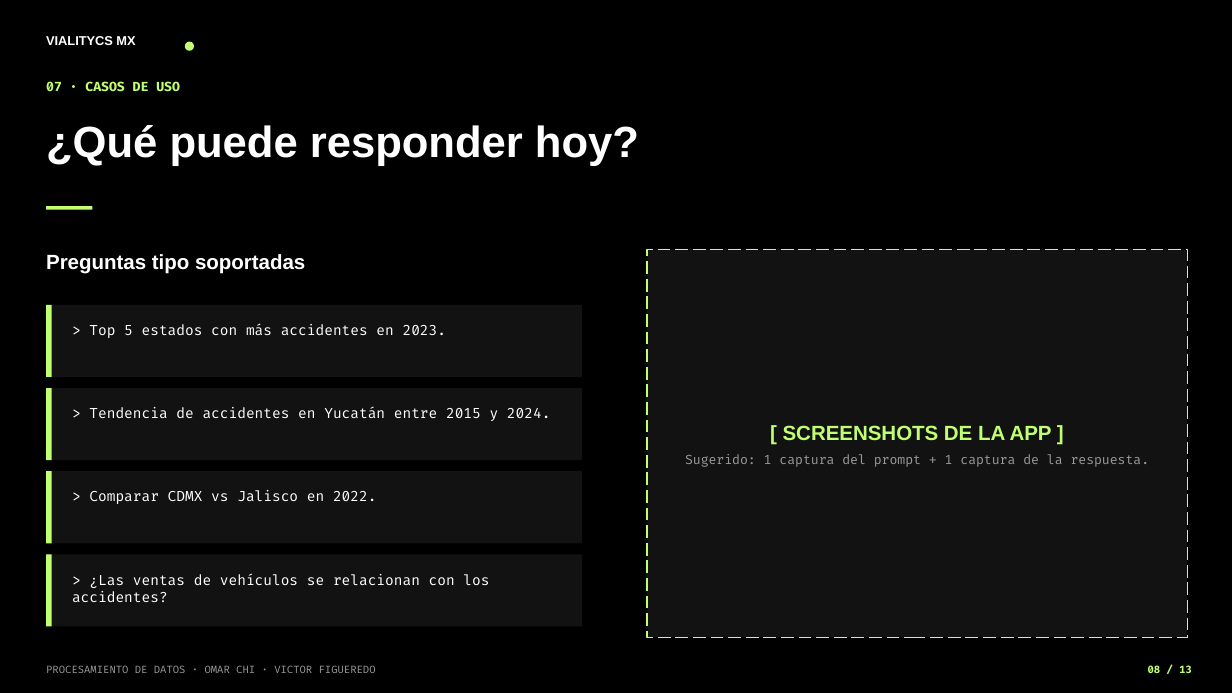
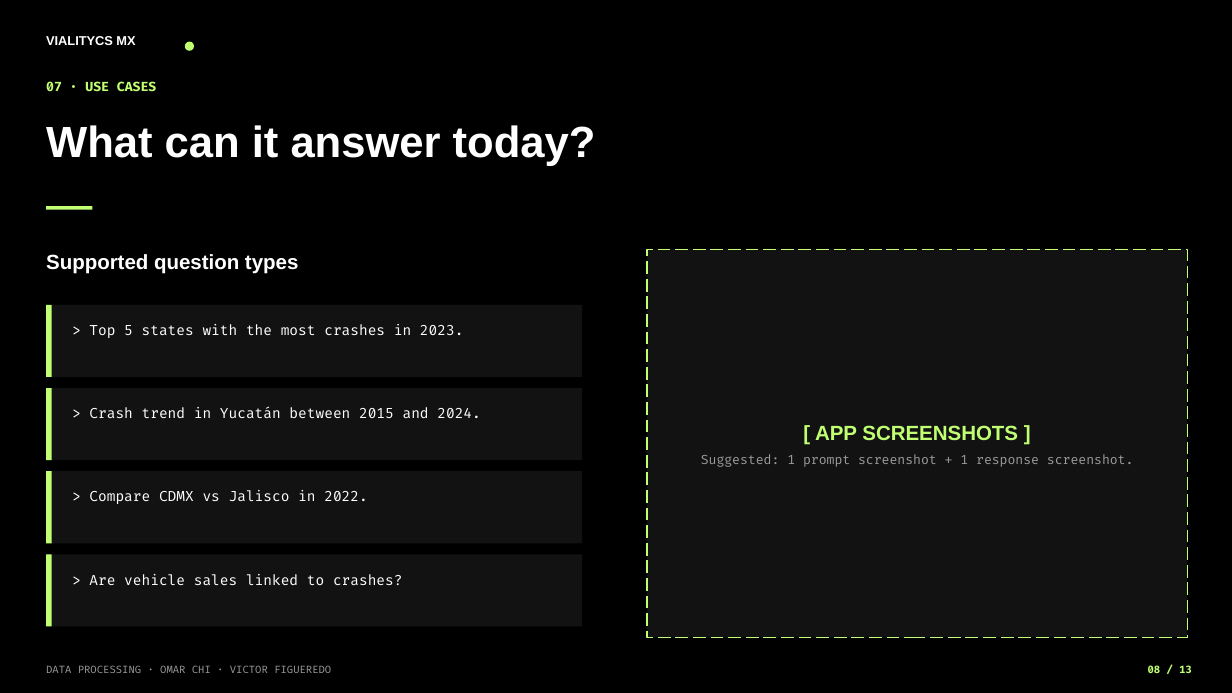
Before and after one commit to omarchii/inegi, a slide deck: slide 8 of reports/presentacion_vialitycs_mx.pptx. Drawn at 1232x693 pixels with LibreOffice and Linux fonts; fonts in the diff are those of the drawing. Boxes give left, top, right and bottom in pixels: in the first picture for what was removed or moved away, otherwise in the second. Text is boxed around its words. In the diff, an @@ line names an element or a change of style, - is before the commit and + after.

```diff
--- a/reports/presentacion_vialitycs_mx.pptx
+++ b/reports/presentacion_vialitycs_mx.pptx
@@ text at (46,81,156,92): text changed @@
-07 · CASOS DE USO
+07 · USE CASES
@@ text at (46,125,596,166): text changed @@
-¿Qué puede responder hoy?
+What can it answer today?
@@ text at (46,254,299,274): text changed @@
-Preguntas tipo soportadas
+Supported question types
@@ text at (89,324,463,338): text changed @@
-> Top 5 estados con más accidentes en 2023.
+> Top 5 states with the most crashes in 2023.
@@ text at (89,407,480,418): text changed @@
-> Tendencia de accidentes en Yucatán entre 2015 y 2024.
+> Crash trend in Yucatán between 2015 and 2024.
@@ text at (701,425,1134,467): text changed @@
-[ SCREENSHOTS DE LA APP ]
-Sugerido: 1 captura del prompt + 1 captura de la respuesta.
+[ APP SCREENSHOTS ]
+Suggested: 1 prompt screenshot + 1 response screenshot.
@@ text at (89,490,367,504): text changed @@
-> Comparar CDMX vs Jalisco en 2022.
+> Compare CDMX vs Jalisco in 2022.
@@ text at (89,574,403,585): text changed @@
-> ¿Las ventas de vehículos se relacionan con los accidentes?
+> Are vehicle sales linked to crashes?
@@ text at (46,665,331,673): text changed @@
-PROCESAMIENTO DE DATOS · OMAR CHI · VICTOR FIGUEREDO
+DATA PROCESSING · OMAR CHI · VICTOR FIGUEREDO
```
Also in this commit, not shown: 11 other slides changed, 1 slide added, 1 slide removed, 1 other file.
